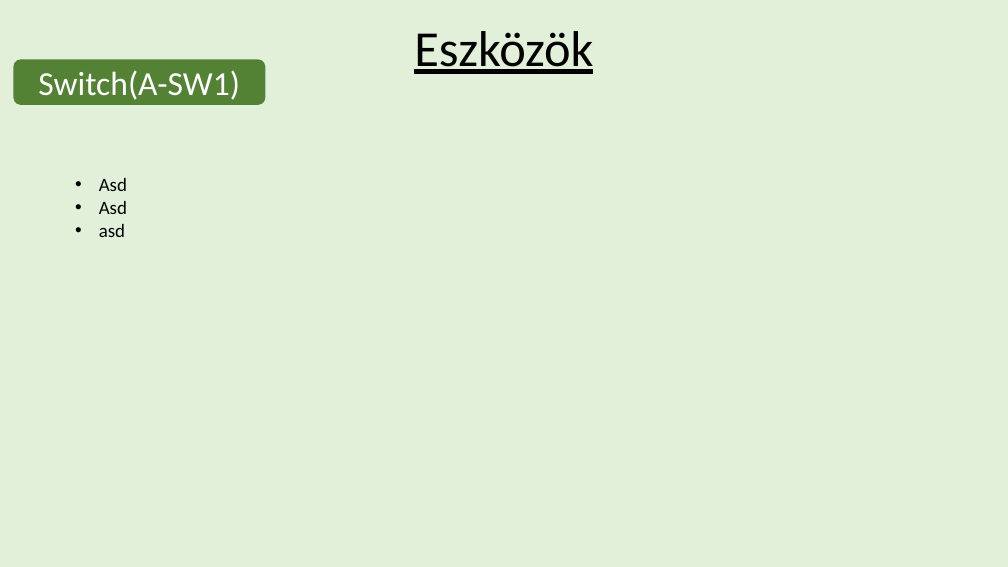
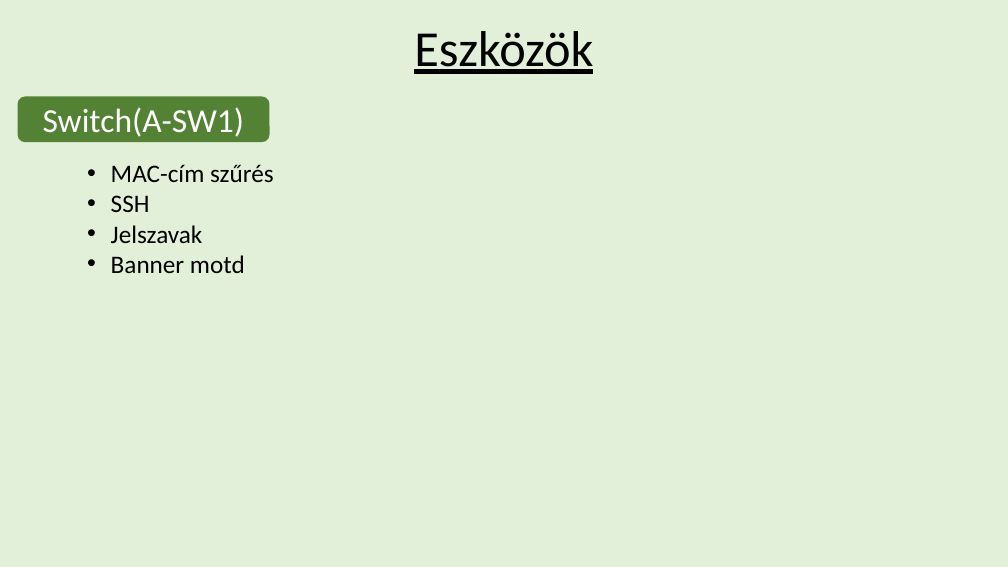
Before and after one commit to GyurosAdam/Niganyok, a slide deck: slide 7 of Hálózati Prezentáció.pptx. Drawn at 1008x567 pixels with LibreOffice and Linux fonts; fonts in the diff are those of the drawing; background and template pictures are left out. Boxes give left, top, right and bottom in pixels: in the first picture for what was removed or moved away, otherwise in the second. Text is boxed around its words. In the diff, an @@ line names an element or a change of style, - is before the commit and + after.

```diff
--- a/Hálózati Prezentáció.pptx
+++ b/Hálózati Prezentáció.pptx
@@ rounded rectangle "Switch(A-SW1)": place and size @@
-rounded rectangle "Switch(A-SW1)" at [14, 59, 265, 104]
+rounded rectangle "Switch(A-SW1)" at [17, 97, 269, 142]
@@ text at [111, 164, 274, 273]: text changed; size 18 to 24 pt @@
-• Asd
-• Asd
-• asd
+• MAC-cím szűrés
+• SSH
+• Jelszavak
+• Banner motd
```
Also in this commit, not shown: 4 other slides changed, 5 other files.
